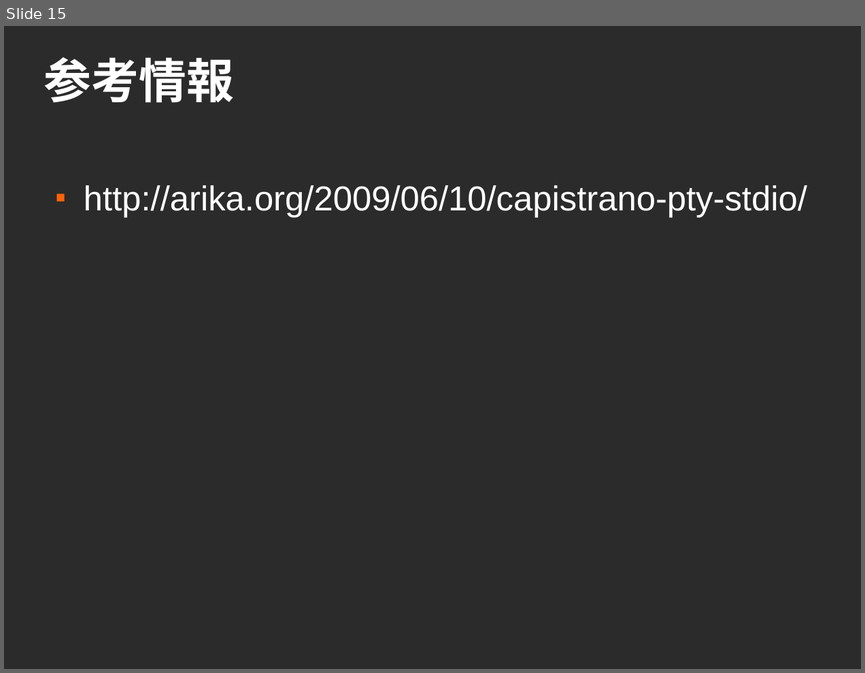
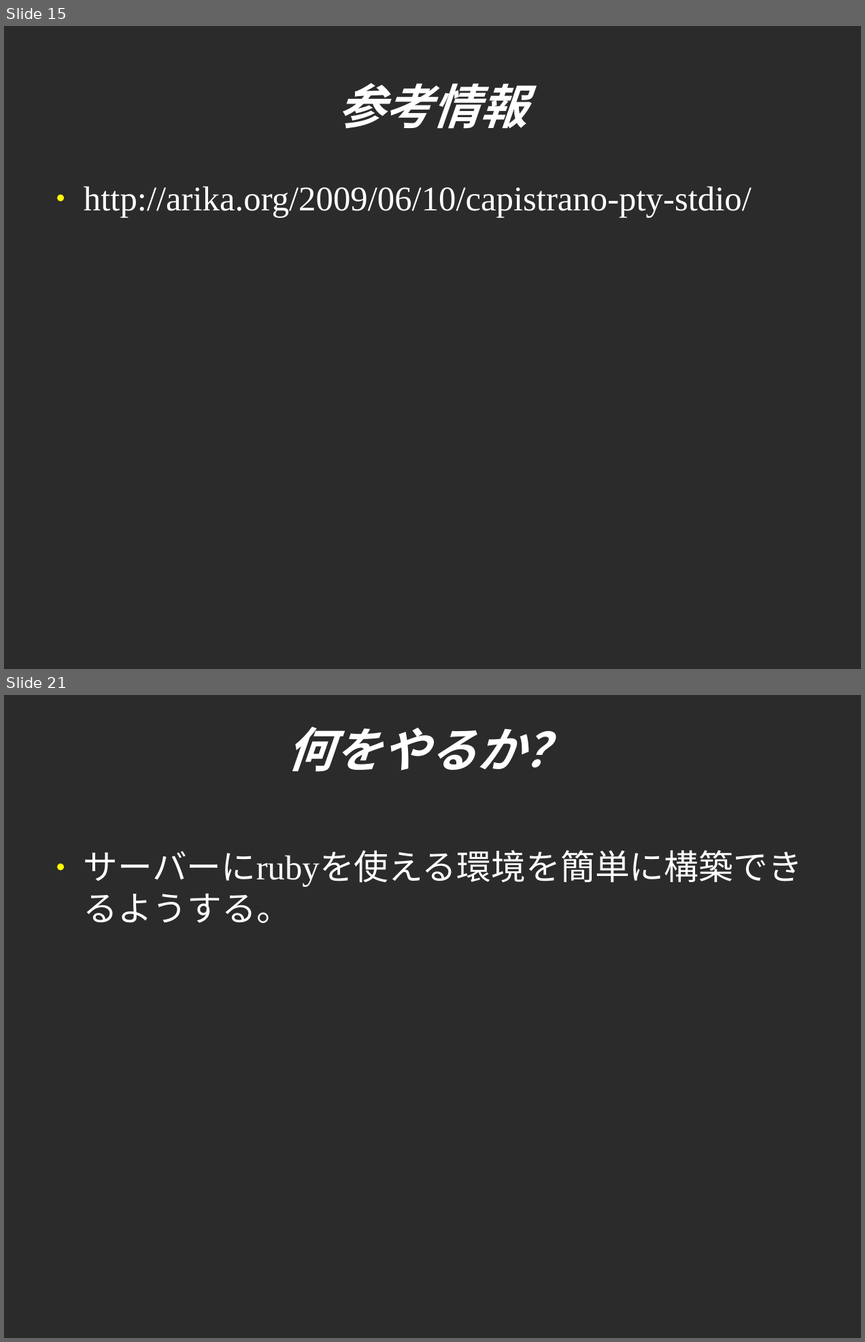
Before and after one commit to sendagayarb/mokmok_2012-05-28, a slide deck: fukajun/capistrano.odp. Shown one above the other, each under a label of ours: slide 15 before the commit, slides 15 and 21 after it; the slides between them are not shown. The pictures are 865x673 and 865x1342 pixels, drawn with LibreOffice and Linux fonts; fonts in the diff are those of the drawing; background and template pictures are left out; a plain dark background stands for a picture behind light text. Boxes give left, top, right and bottom in pixels: in the first picture for what was removed or moved away, otherwise in the second. Text is boxed around its words. In the diff, an @@ line names an element or a change of style, - is before the commit and + after.

```diff
--- a/fukajun/capistrano.odp
+++ b/fukajun/capistrano.odp
@@ slide 21 added at (4,695,861,1338), background picture (left out) @@
@@ title added at (287,726,572,772), 44 pt, text #FFFFFF, bold, italic @@
+何をやるか？
@@ text added at (84,850,802,923), 32 pt, text #FFFFFF @@
+● サーバーにrubyを使える環境を簡単に構築できるようする。
@@ slide 15 changed as well @@
@@ title "参考情報": place and size @@
-title "参考情報" at (44,57,234,103)
+title "参考情報" at (337,83,527,129)
@@ title "参考情報" at (337,83,527,129): font Arial to Times New Roman, italic on; alignment left to centre @@
@@ text "http://arika.org/2009/06/10/capistrano-pty-stdio/" at (84,186,751,218): font Arial to Times New Roman; bullet ■ to ●; bullet colour #FF6309 to #FFFF00 @@
```
Also in this commit, not shown: 12 other slides changed, 16 other slides added.
